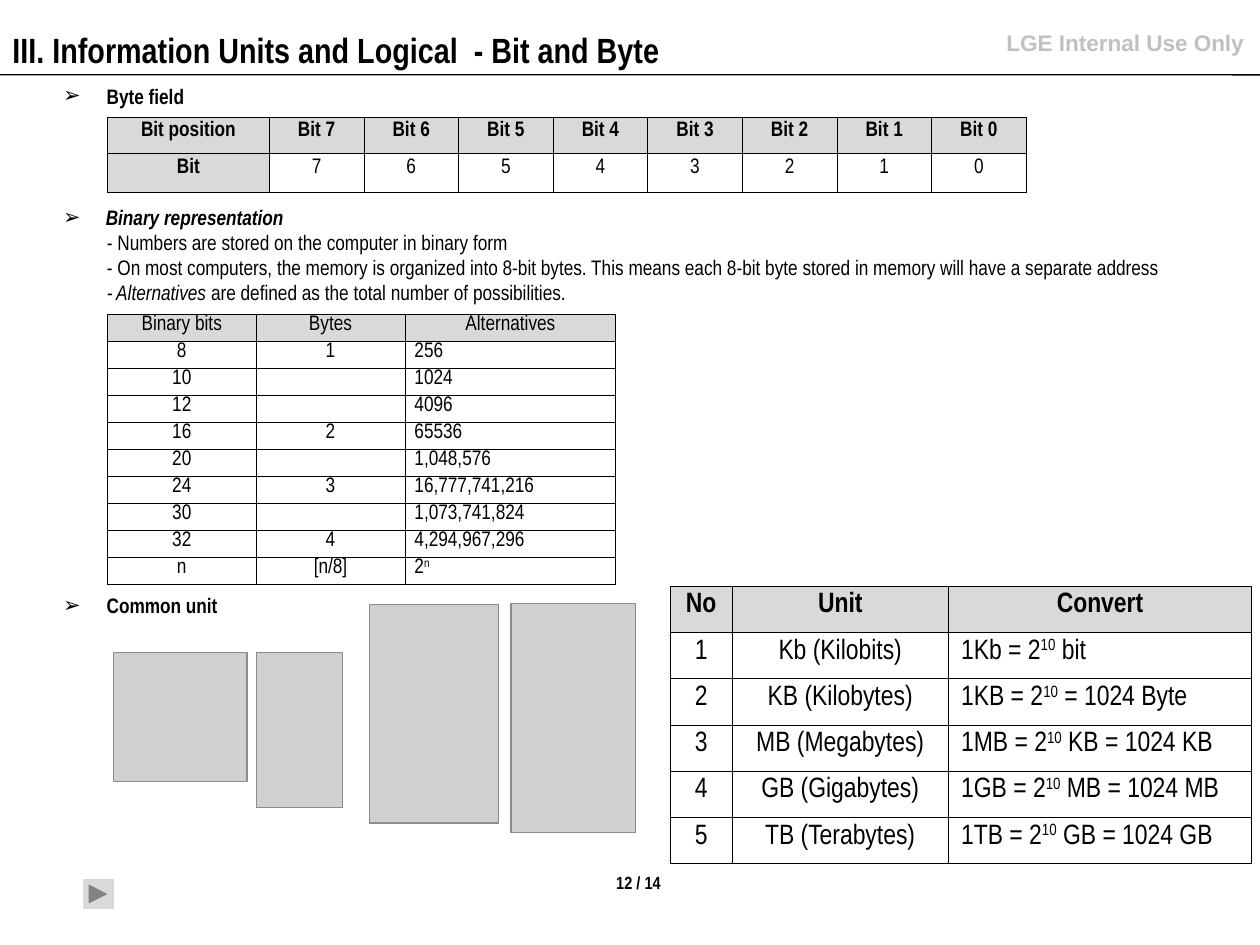
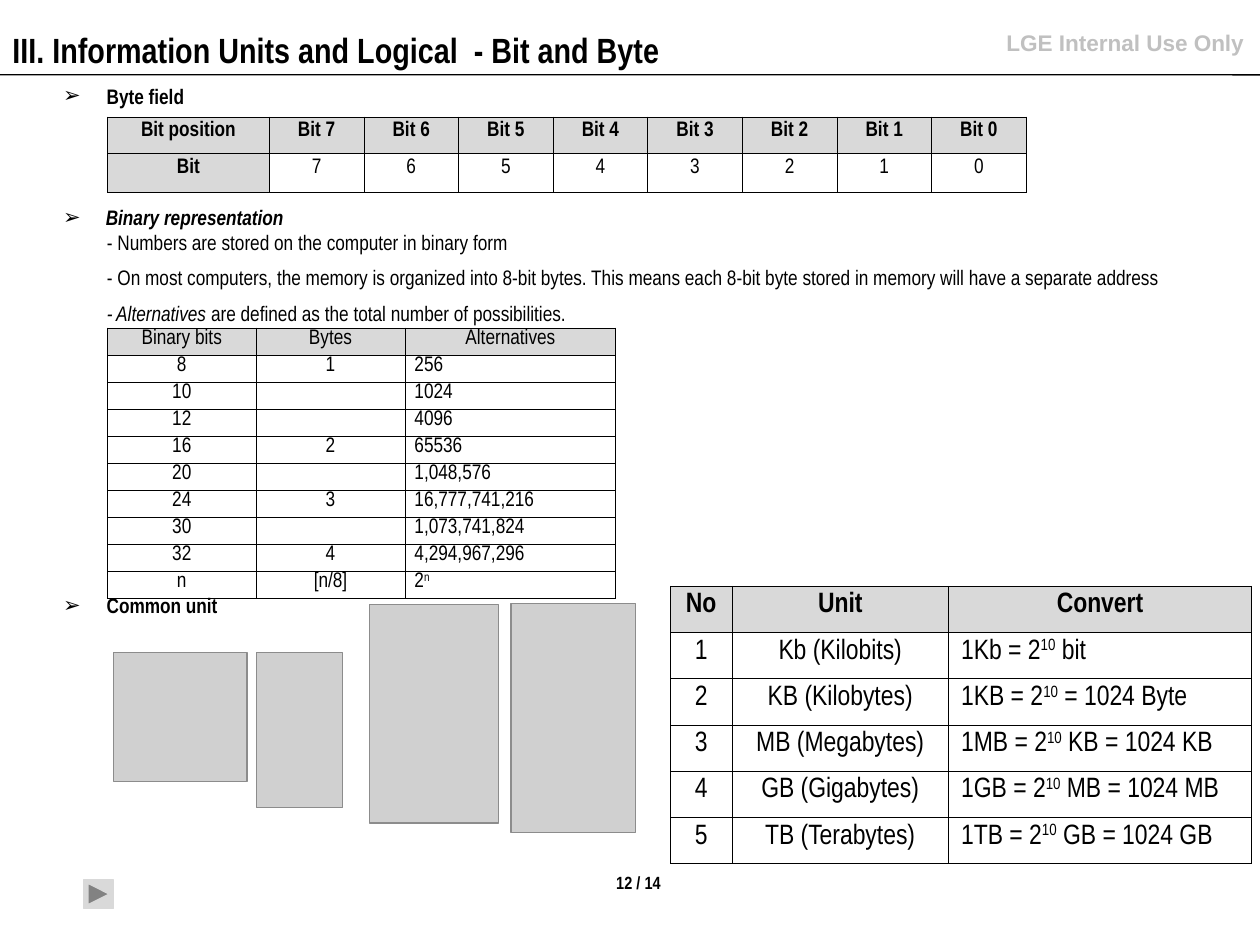
Before and after one commit to daoxuantruong/Demo, a slide deck: slide 13 of Numberic and conversion.pptx. Drawn at 1260x945 pixels with LibreOffice and Linux fonts; fonts in the diff are those of the drawing; grey boxes stand for pictures. Boxes give left, top, right and bottom in pixels: in the first picture for what was removed or moved away, otherwise in the second. Text is boxed around its words. In the diff, an @@ line names an element or a change of style, - is before the commit and + after.

```diff
--- a/Numberic and conversion.pptx
+++ b/Numberic and conversion.pptx
@@ text "- Numbers are stored on ..." at (116,234,1158,326): more space between paragraphs @@
@@ table: place and size @@
-table at (107,314,615,583)
+table at (107,328,615,596)
```
Also in this commit, not shown: 2 other slides changed.
